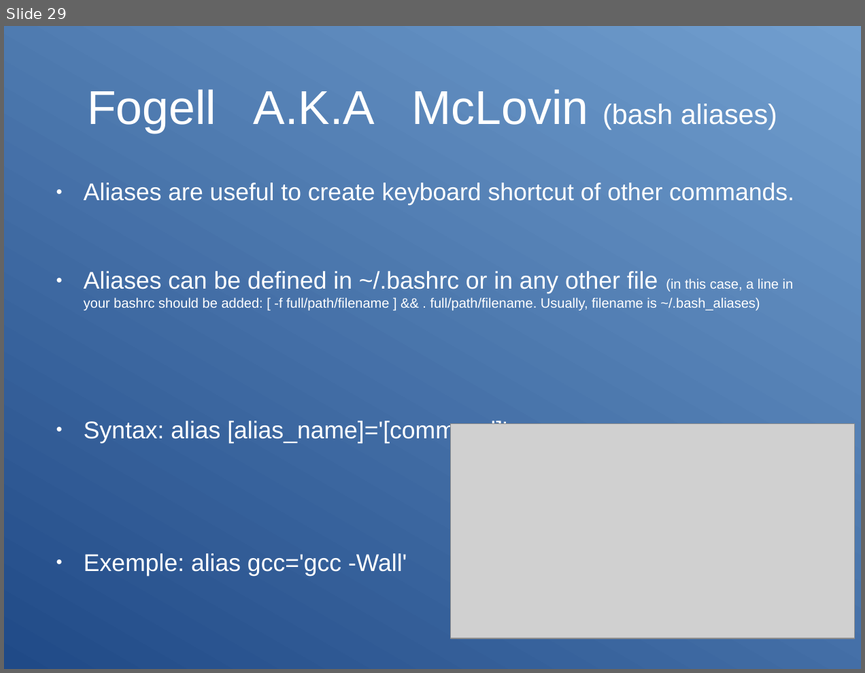
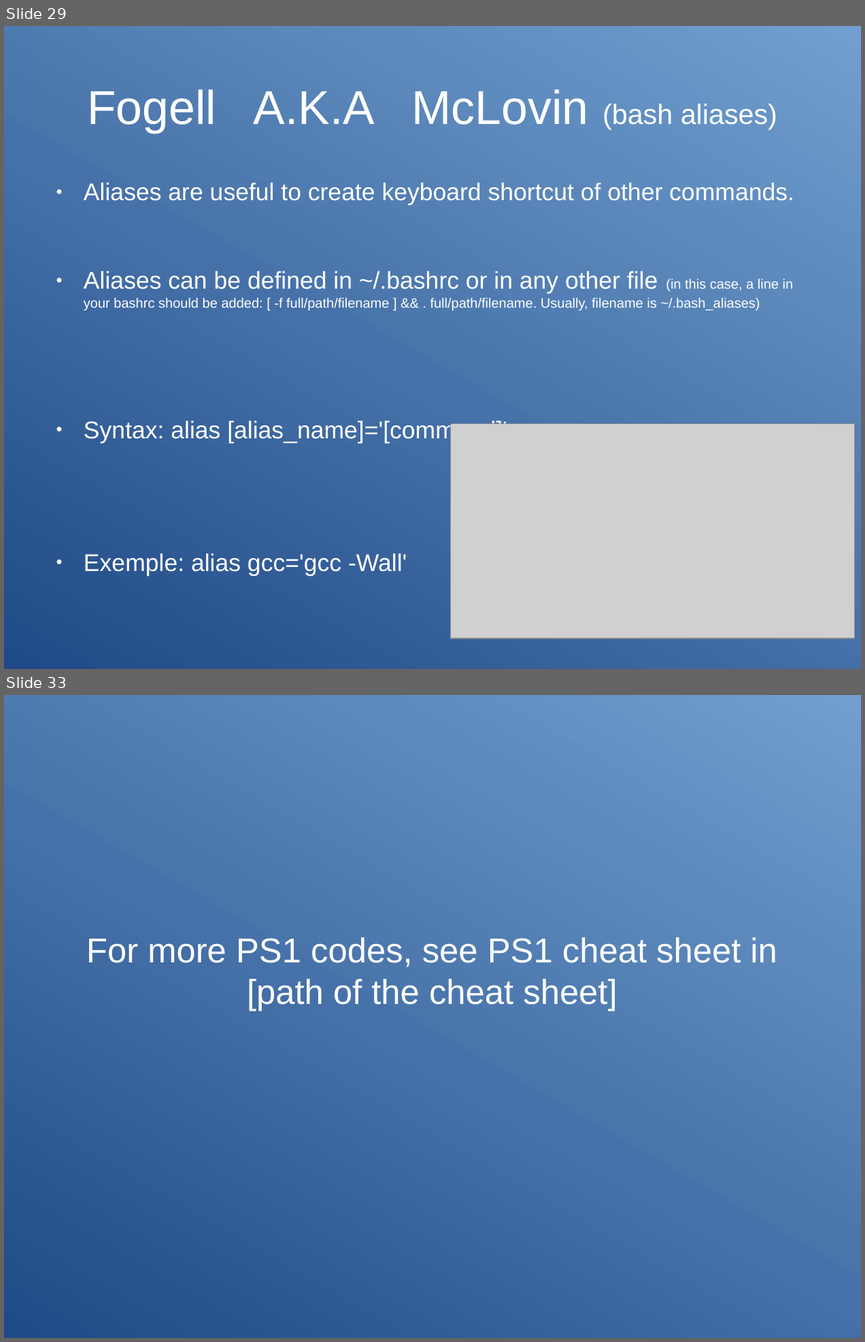
Before and after one commit to Clibre/An-introduction-to-bash, a slide deck: presentation.odp. Shown one above the other, each under a label of ours: slide 29 before the commit, slides 29 and 33 after it; the slides between them are not shown. The pictures are 865x673 and 865x1342 pixels, drawn with LibreOffice and Linux fonts; fonts in the diff are those of the drawing; grey boxes stand for pictures. Boxes give left, top, right and bottom in pixels: in the first picture for what was removed or moved away, otherwise in the second. Text is boxed around its words. In the diff, an @@ line names an element or a change of style, - is before the commit and + after.

```diff
--- a/presentation.odp
+++ b/presentation.odp
@@ slide 33 added at [4, 695, 861, 1338], background gradient #204A87 to #729FCF @@
@@ subtitle added at [86, 937, 777, 1011], 32 pt, text #FFFFFF @@
+For more PS1 codes, see PS1 cheat sheet in [path of the cheat sheet]
```
Also in this commit, not shown: 1 slide changed, 9 other slides added, 2 other files.
